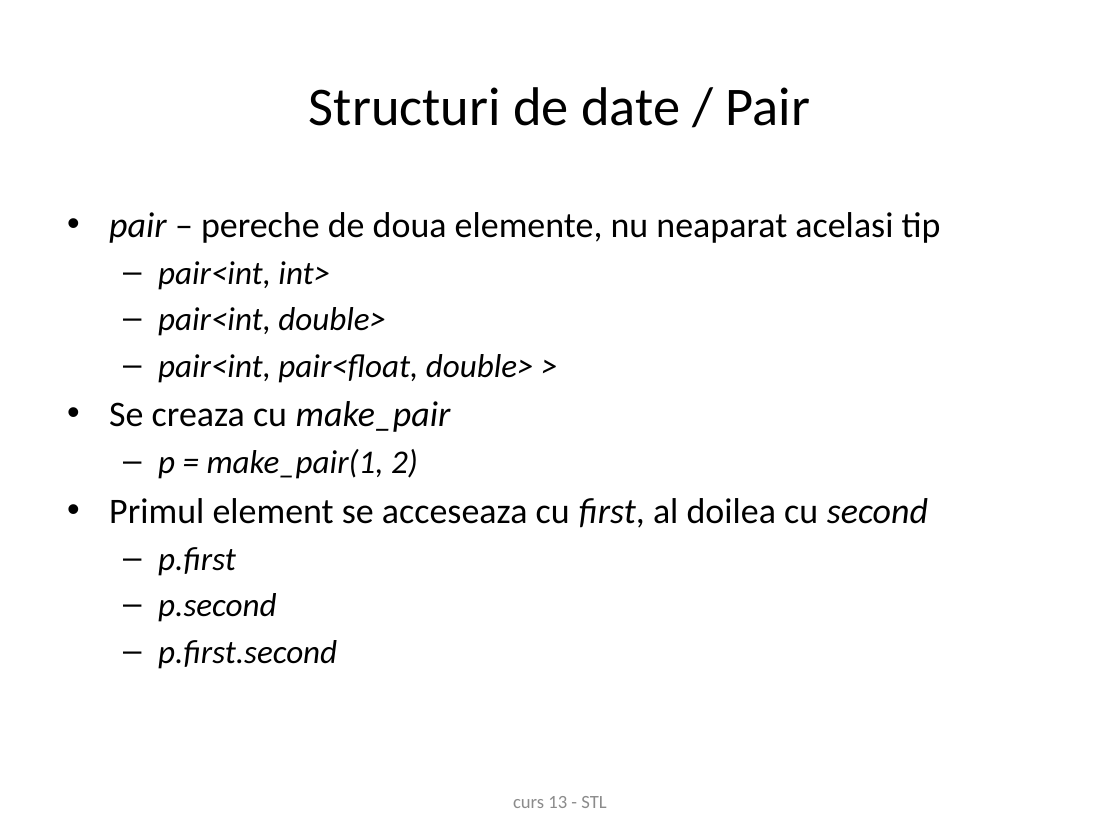
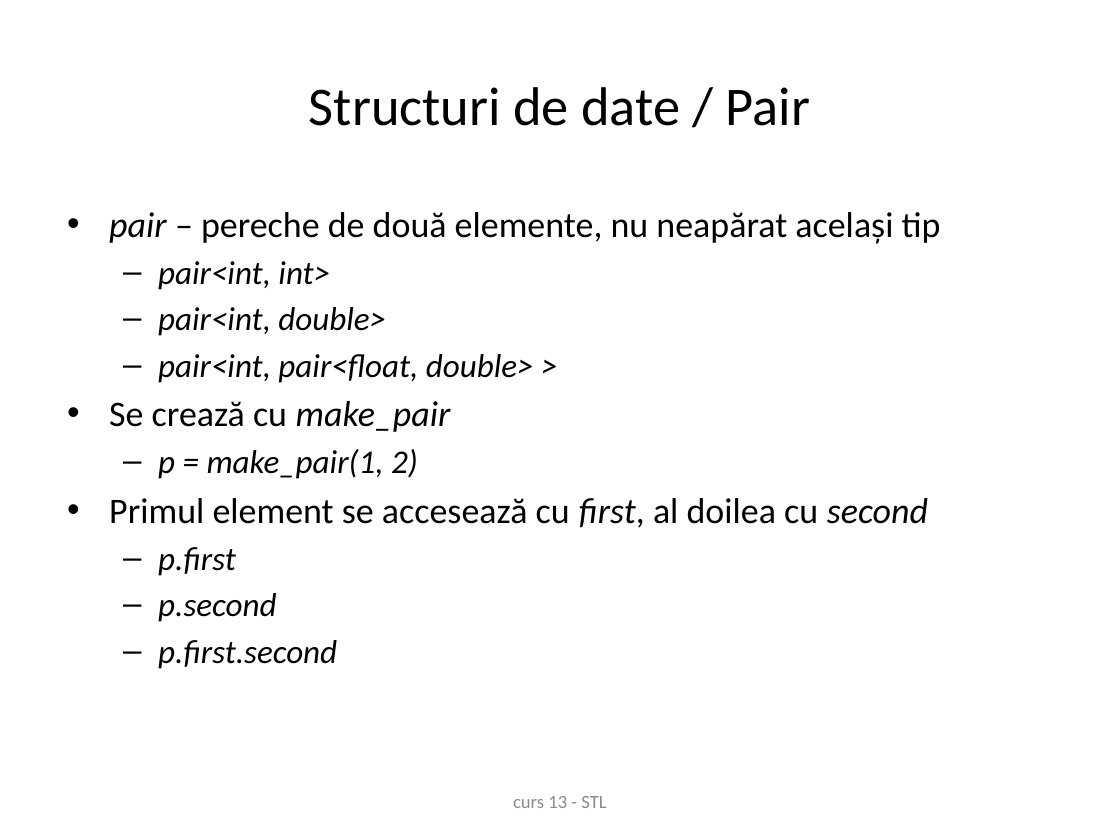
Before and after one commit to andreiparvu/stl, a slide deck: slide 4 of curs13.pptx. Drawn at 1120x840 pixels with LibreOffice and Linux fonts; fonts in the diff are those of the drawing; background and template pictures are left out. Boxes give left, top, right and bottom in pixels: in the first picture for what was removed or moved away, otherwise in the second. Text is boxed around its words. In the diff, an @@ line names an element or a change of style, - is before the commit and + after.

```diff
--- a/curs13.pptx
+++ b/curs13.pptx
@@ text at <box>109,212,941,244</box>: text changed @@
-• pair – pereche de doua elemente, nu neaparat acelasi tip
+• pair – pereche de două elemente, nu neapărat același tip
@@ text at <box>109,401,451,432</box>: text changed @@
-• Se creaza cu make_pair
+• Se crează cu make_pair
@@ text at <box>109,498,928,528</box>: text changed @@
-• Primul element se acceseaza cu first, al doilea cu second
+• Primul element se accesează cu first, al doilea cu second
```
Also in this commit, not shown: 9 other slides changed, 1 slide added.
